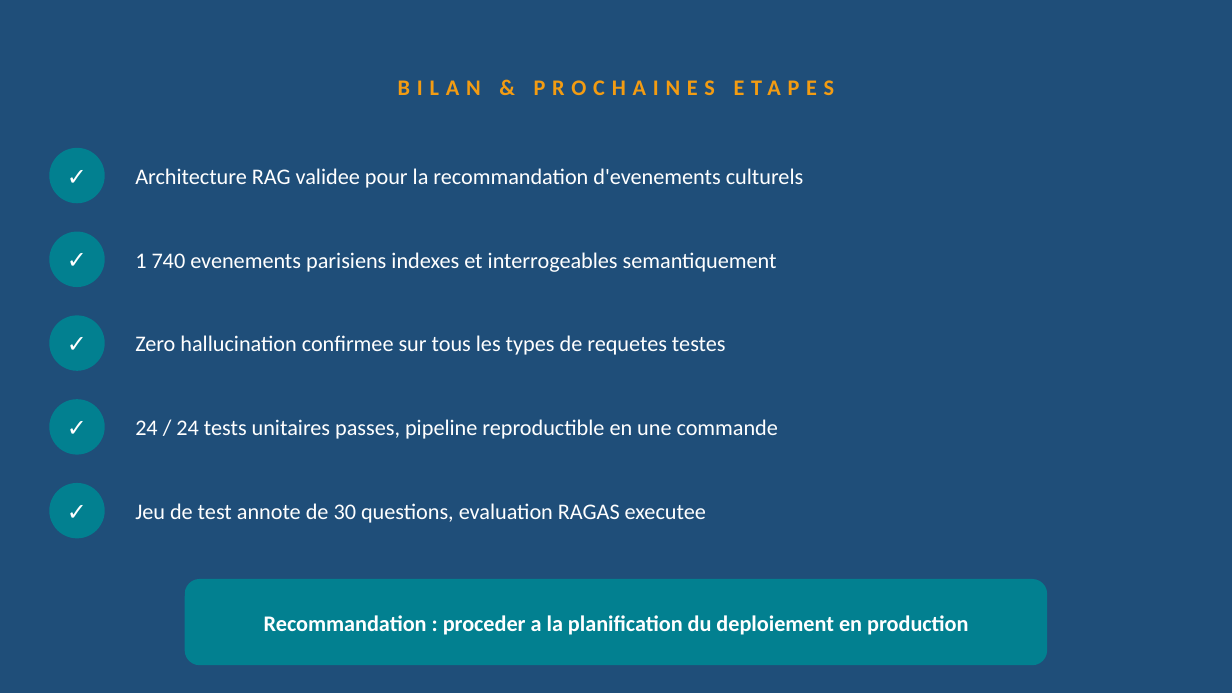
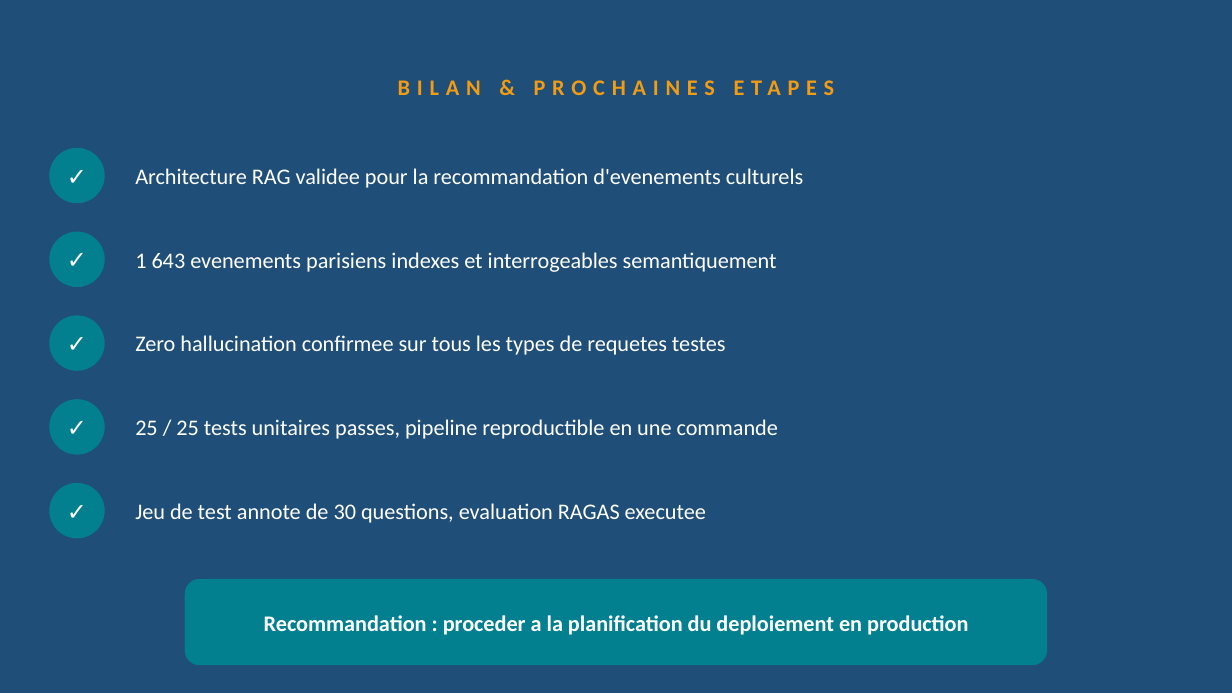
Before and after one commit to hhdonglo/project_11, a slide deck: slide 14 of presentation_puls_events_FR.pptx. Drawn at 1232x693 pixels with LibreOffice and Linux fonts; fonts in the diff are those of the drawing. Boxes give left, top, right and bottom in pixels: in the first picture for what was removed or moved away, otherwise in the second. Text is boxed around its words. In the diff, an @@ line names an element or a change of style, - is before the commit and + after.

```diff
--- a/presentation_puls_events_FR.pptx
+++ b/presentation_puls_events_FR.pptx
@@ text at [135,252,777,272]: text changed @@
-1 740 evenements parisiens indexes et interrogeables semantiquement
+1 643 evenements parisiens indexes et interrogeables semantiquement
@@ text at [135,419,778,439]: text changed @@
-24 / 24 tests unitaires passes, pipeline reproductible en une commande
+25 / 25 tests unitaires passes, pipeline reproductible en une commande
```
Also in this commit, not shown: 8 other slides changed, 7 other files.
